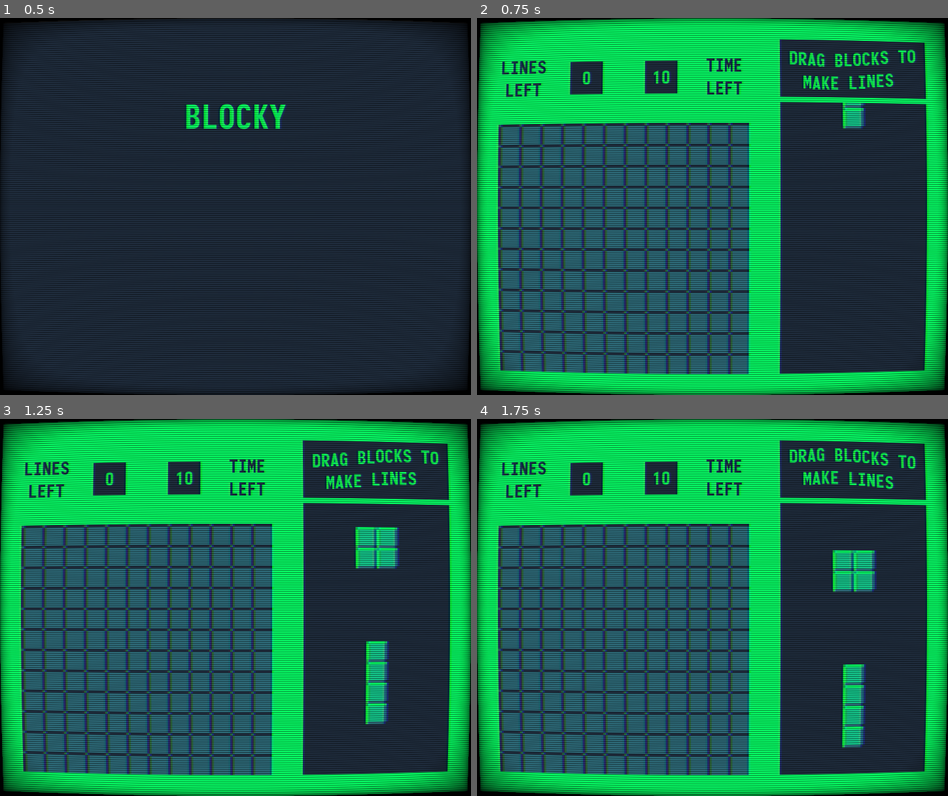
Above: before the commit, frames 1-4 (two rows, left to right).
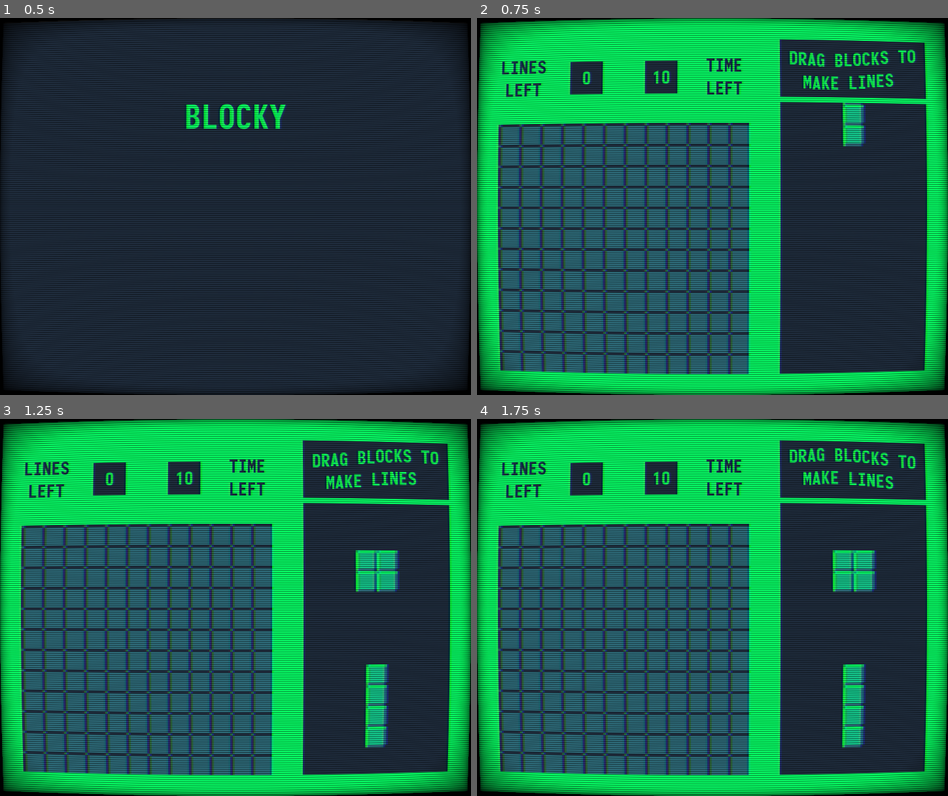
Above: after the commit, the same moments.

Repository: codemonsters/re-play
Game: Godot game, scene res://minigames/blocky/blocky.tscn
Same seed, same stepped clock (60 frames per second), same inputs: the game is played once before the commit and once after it.
Inputs (mouse positions are in pixels of both pictures, inside the frame that each line leads up to):
- Up to frame 1 (0.5 s): no input
- Up to frame 2 (0.75 s): move the mouse to (816, 187) at 0.52 s; click (816, 187) at 0.67 s
- Up to frame 3 (1.25 s): no input
- Up to frame 4 (1.75 s): drag from (618, 626) to (509, 535) at 1.27 s

Frame 1 is identical in both runs. In frame 2, 0.4% of the frame differs, in the area x 77-83%, y 22-35%; in frame 3, 2.1%, in the area x 75-85%, y 28-88%; in frame 4, nothing differs.

Commit message:
Comienza a trabajar en la ardua tarea de colocar los tetrominós en su sitio.
Co-authored-by: asexto<a.sexto@codemonsters.es>

Diff:
--- a/src/minigames/blocky/StageRect.gd
+++ /dev/null
@@ -1,52 +0,0 @@
-extends ColorRect
-
-const ROWS = 12
-const COLS = 12
-
-var matrix = []
-var line_color = Color(51.0 / 255.0, 255.0 / 255.0, 51.0 / 255.0)
-
-func _ready():
-	# initialize stage matrix
-	for x in range(ROWS):
-		matrix.append([])
-		for _y in range(COLS):
-			matrix[x].append(false)
-	for x in range(5):
-		matrix[0][x] = true
-
-	#matrix[10][10] = true
-	#matrix[10][11] = true
-	#matrix[11][10] = true
-	#matrix[11][11] = true
-	var blockContainer = preload("res://minigames/blocky/block_container.tscn")
-
-	var width = get_size().x
-	var height = get_size().y
-
-	for row in range(ROWS):
-		for col in range(COLS):
-			var x = col * width / COLS + width / (2 * COLS)
-			var y = row * height / ROWS + height / (2 * ROWS)
-			var bC = blockContainer.instance()
-			bC.set_position(Vector2(x, y))
-			$EmptyBlocks.add_child(bC)
-
-
-func _draw():
-	pass
-	# draw horizontal matrix lines
-#	var width = self.get_size().x
-#	var height = self.get_size().y
-
-#	for y in range(11):
-#		draw_line(Vector2(0, (y + 1) * height / ROWS),
-#			Vector2(width - 1, (y + 1) * height / ROWS),
-#			line_color, 1, true)
-#
-#	# draw horizontal matrix lines
-#	for x in range(11):
-#		draw_line(Vector2((x + 1) * width / COLS, 0),
-#			Vector2((x + 1) * width / COLS, height - 1),
-#			line_color, 1, true)
-# TODO: Ni idea de qué era esto. Habría que revisarlo y borrarlo si no es necesario ·~·
--- /dev/null
+++ b/src/minigames/blocky/block_container.gd
@@ -0,0 +1,4 @@
+extends Area2D
+
+func get_corner_position():
+	return $CollisionShape2D/TextureRect.rect_position - Vector2($CollisionShape2D/TextureRect.rect_size / 2) + to_global(position)
--- a/src/minigames/blocky/block_container.tscn
+++ b/src/minigames/blocky/block_container.tscn
@@ -1,11 +1,13 @@
-[gd_scene load_steps=3 format=2]
+[gd_scene load_steps=4 format=2]
 
 [ext_resource path="res://minigames/blocky/assets/block_empty.png" type="Texture" id=1]
+[ext_resource path="res://minigames/blocky/block_container.gd" type="Script" id=2]
 
 [sub_resource type="RectangleShape2D" id=1]
 extents = Vector2( 16, 16 )
 
 [node name="BlockContainer" type="Area2D"]
+script = ExtResource( 2 )
 
 [node name="CollisionShape2D" type="CollisionShape2D" parent="."]
 shape = SubResource( 1 )
--- a/src/minigames/blocky/game.gd
+++ b/src/minigames/blocky/game.gd
@@ -1,4 +1,7 @@
 extends Node2D
+
+const ROWS = 12
+const COLS = 12
 
 onready var tetromino_l = preload("res://minigames/blocky/tetrominos/tetromino_l.tscn")
 onready var tetromino_line = preload("res://minigames/blocky/tetrominos/tetromino_line.tscn")
@@ -6,10 +9,31 @@
 onready var tetromino_square = preload("res://minigames/blocky/tetrominos/tetromino_square.tscn")
 onready var tetromino_t = preload("res://minigames/blocky/tetrominos/tetromino_t.tscn")
 var available_tetrominos = [] # List of tetrominos available in the palette (right side of the screen)
+var matrix = []
+var line_color = Color(51.0 / 255.0, 255.0 / 255.0, 51.0 / 255.0)
 
 
 func _ready():
+	create_empty_blocks()
 	fetch_new_tetrominos()
+
+
+func create_empty_blocks():
+	# initialize stage matrix
+	var blockContainer = preload("res://minigames/blocky/block_container.tscn")
+
+	var width = $Background/Stage.get_size().x
+	var height = $Background/Stage.get_size().y
+
+	for row in range(ROWS):
+		matrix.append([])
+		for col in range(COLS):
+			var x = col * width / COLS + width / (2 * COLS)
+			var y = row * height / ROWS + height / (2 * ROWS)
+			var bC = blockContainer.instance()
+			bC.set_position(Vector2(x, y))
+			$Background/Stage/EmptyBlocks.add_child(bC)
+			matrix[row].append(bC)
 
 
 func fetch_new_tetrominos():
@@ -43,4 +67,11 @@
 	tetromino.set_rotation_degrees((randi() % 4) * 90)
 	tetromino.set_position(initial_position)
 	tetromino.set_palette_position(palette_position)
+	tetromino.set_game(self)
 	return tetromino
+
+
+func get_closest_anchor_point(tetromino):
+	var bounding_box_corner = tetromino.get_node("CollisionShape2D/BoundingBox").rect_position + tetromino.position
+
+	print(matrix[1][1].get_corner_position())
--- a/src/minigames/blocky/game.tscn
+++ b/src/minigames/blocky/game.tscn
@@ -1,7 +1,6 @@
-[gd_scene load_steps=4 format=2]
+[gd_scene load_steps=3 format=2]
 
 [ext_resource path="res://minigames/blocky/assets/font_small.tres" type="DynamicFont" id=1]
-[ext_resource path="res://minigames/blocky/StageRect.gd" type="Script" id=3]
 [ext_resource path="res://minigames/blocky/game.gd" type="Script" id=4]
 
 [node name="Game" type="Node2D"]
@@ -31,7 +30,6 @@
 margin_right = 416.0
 margin_bottom = 544.0
 color = Color( 0.113725, 0.160784, 0.219608, 1 )
-script = ExtResource( 3 )
 __meta__ = {
 "_edit_use_anchors_": false
 }
--- a/src/minigames/blocky/tetrominos/tetromino.gd
+++ b/src/minigames/blocky/tetrominos/tetromino.gd
@@ -1,4 +1,6 @@
 extends Area2D
+
+export var speed = 1000
 
 var dragging = false # flag set to true while dragging the tetromino
 var mouse_inside = false # flag, values is true when the mouse is inside BoundingBox
@@ -6,11 +8,12 @@
 var palette_position
 var available = false # flag, true if the tetromino is ready to be dragged
 var pointer_offset = Vector2(0, 0) # distance between the pointer and the center of the tetromino
+var game # Reference to main game object
 
 func _process(delta):
 	# Pieza vuelve a la paleta tras soltarla
 	if palette_position and not dragging:
-		var shift_vector = (palette_position - position).normalized() * delta * 600
+		var shift_vector = (palette_position - position).normalized() * delta * speed
 		if shift_vector.length() > (palette_position - position).length():
 			position = palette_position
 		else:
@@ -39,6 +42,9 @@
 	# Botón izquierdo liberado (soltamos los tetrominos)
 	if event is InputEventMouseButton and event.button_index == BUTTON_LEFT and not event.pressed:
 		dragging = false
+		if mouse_inside:
+			var closest_anchor_point = game.get_closest_anchor_point(self)
+
 	# Movemos pieza mientras arrastramos
 	elif event is InputEventMouseMotion and dragging:
 		position = get_global_mouse_position() - pointer_offset
@@ -48,10 +54,12 @@
 	# Cogemos el tetromino (comenzamos a arrastrar)
 	if event is InputEventMouseButton and event.button_index == BUTTON_LEFT and event.pressed and mouse_inside:
 		pointer_offset = get_global_mouse_position() - position
-		print(str(pointer_offset.x) + ", " + str(pointer_offset.y))
 		dragging = true
 
 
 func set_palette_position(pos):
 	assert(pos != null)
 	palette_position = pos
+
+func set_game(g):
+	game = g
--- a/src/minigames/blocky/tetrominos/tetromino_l.tscn
+++ b/src/minigames/blocky/tetrominos/tetromino_l.tscn
@@ -35,6 +35,7 @@
 
 [node name="Block4" parent="Blocks" instance=ExtResource( 1 )]
 position = Vector2( -16, 0 )
+
 [connection signal="gui_input" from="CollisionShape2D/BoundingBox" to="." method="_on_BoundingBox_gui_input"]
 [connection signal="mouse_entered" from="CollisionShape2D/BoundingBox" to="." method="_on_BoundingBox_mouse_entered"]
 [connection signal="mouse_exited" from="CollisionShape2D/BoundingBox" to="." method="_on_BoundingBox_mouse_exited"]
Binary file removed: src/icon.png
Not shown, removed: src/icon.png.import
